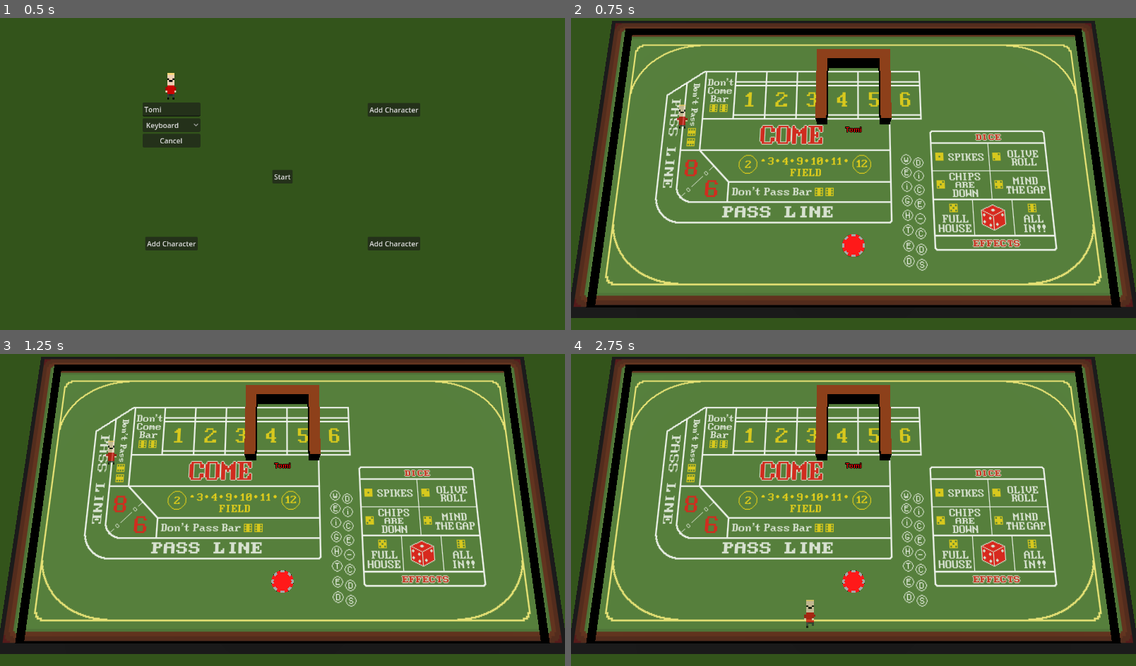
Above: before the commit, frames 1-4 (two rows, left to right).
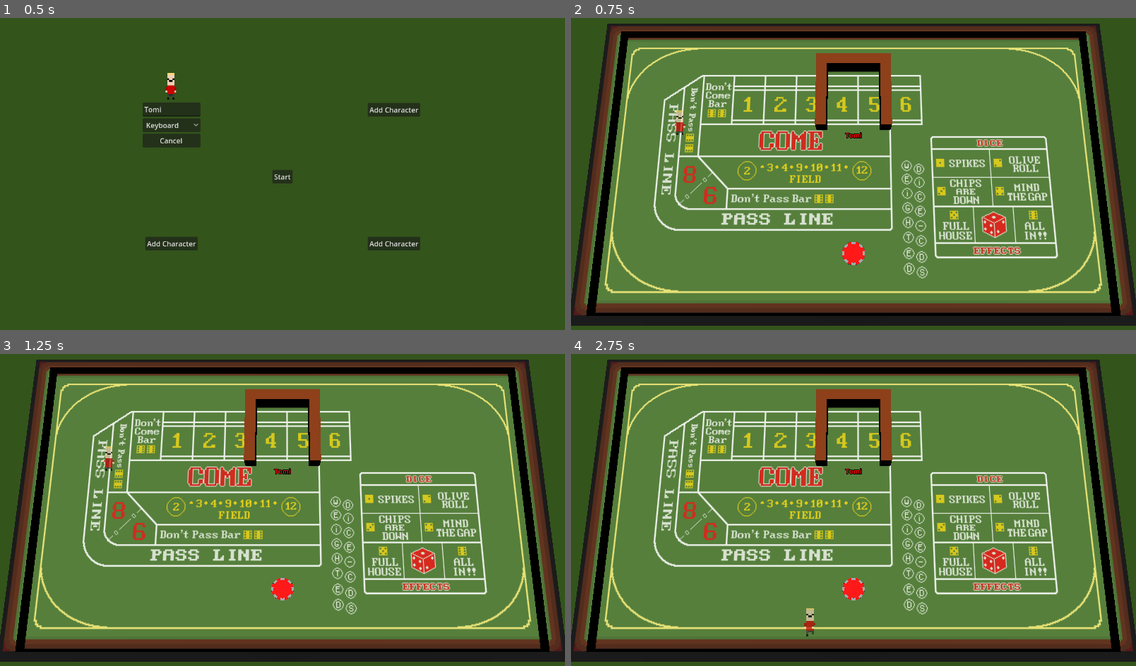
Above: after the commit, the same moments.

Repository: Laks0/weighted-dice-3d
Game: Godot game, scene res://Scenes/CharacterScreen/CharacterScreen.tscn
The game is run twice, just before and just after one commit, with the same random seed, the same clock (stepped at 60 frames per second) and the same inputs.
Inputs:
- Up to frame 1 (0.5 s): no input
- Up to frame 2 (0.75 s): click "Start" at 0.5 s
- Up to frame 3 (1.25 s): no input
- Up to frame 4 (2.75 s): tap Enter (grab_mouse) at 1.25, 2.1 s; hold D (move_right_kb) 1.28-2.03 s; tap Alt (grab_kb2) at 1.35 s; hold S (move_down_kb) from 2.03 s (still down)

Frame 1 is identical in both runs. In frame 2, 33% of the frame differs, in the area x 0-100%, y 0-99%; in frame 3, 33%; in frame 4, 33%.

Commit message:
BettingChips solo agarrables por sus jugadores

Diff:
--- a/Classes/BettingChip/BettingChip.gd
+++ b/Classes/BettingChip/BettingChip.gd
@@ -19,6 +19,11 @@
 	var velocity2d = maxPushForce * dir * factor
 	velocity = Vector3(velocity2d.x, 0, velocity2d.y)
 
+func canBeGrabbed(grabber):
+	if ! grabber is Monigote:
+		return false
+	return grabber.player == _player
+
 func _physics_process(delta):
 	velocity = lerp(velocity, Vector3.ZERO, .12)
 	super(delta)
--- a/Classes/BettingChip/BettingChip.tscn
+++ b/Classes/BettingChip/BettingChip.tscn
@@ -59,6 +59,7 @@
 collision_layer = 2
 collision_mask = 7
 script = ExtResource("1_spth3")
+maxGrabTime = null
 grabDistance = 0.5
 maxPushForce = 30
 affectedByGravity = true
--- a/Classes/Monigotes/Monigote.gd
+++ b/Classes/Monigotes/Monigote.gd
@@ -47,7 +47,9 @@
 			if not body is Pushable or body == self:
 				continue
 
-			startGrab(body)
+			var success : bool = startGrab(body)
+			if !success:
+				continue
 			break
 
 	if grabbing and Input.is_action_just_released(actions.grab):
@@ -104,7 +106,7 @@
 		sprite.animation = "Grabbing"
 		sprite.frame = vecToDir(grabDir)
 
-func canBeGrabbed() -> bool:
+func canBeGrabbed(_grabber) -> bool:
 	return not invincible
 
 func onGrabbing():
--- a/Classes/Monigotes/Monigote.tscn
+++ b/Classes/Monigotes/Monigote.tscn
@@ -1430,6 +1430,15 @@
 axis_lock_angular_y = true
 axis_lock_angular_z = true
 script = ExtResource("1_kvmu2")
+MAX_SPEED = null
+ACCELERATION = null
+FRICTION = null
+invincibleAfterHurtTime = null
+invincibleAfterPushTime = null
+maxGrabTime = null
+grabDistance = null
+maxPushForce = null
+affectedByGravity = null
 
 [node name="TomiSprite" type="AnimatedSprite3D" parent="."]
 visible = false
--- a/Classes/Pushable.gd
+++ b/Classes/Pushable.gd
@@ -4,7 +4,7 @@
 @export_range(0, 3) var maxGrabTime  : float = 1
 @export             var grabDistance : float = .3
 
-@export var maxPushForce : int = 20 # La fuerza máxima a la que _es empujado_
+@export var maxPushForce : float = 20 ## La fuerza máxima a la que _es empujado_
 
 @export var affectedByGravity : bool = false
 
@@ -24,7 +24,7 @@
 
 	timer.connect("timeout", Callable(self, "push"))
 
-func canBeGrabbed() -> bool:
+func canBeGrabbed(_grabber) -> bool:
 	return true
 
 func canGrab() -> bool:
@@ -33,7 +33,7 @@
 func onGrabbed():
 	grabbed = true
 
-func onPushed(dir : Vector2, factor : float):
+func onPushed(_dir : Vector2, _factor : float):
 	grabbed = false
 	color = Color.WHITE
 
@@ -43,11 +43,12 @@
 	for e in get_collision_exceptions():
 		remove_collision_exception_with(e)
 
-func startGrab(body : Pushable):
+## Devuelve si el grab fue exitoso o no
+func startGrab(body : Pushable) -> bool:
 	if not canGrab():
-		return
-	if not body.canBeGrabbed():
-		return
+		return false
+	if not body.canBeGrabbed(self):
+		return false
 
 	grabbing = true
 
@@ -55,6 +56,7 @@
 
 	grabBody = body
 	body.onGrabbed()
+	return true
 
 func push():
 	grabbing = false
@@ -66,9 +68,8 @@
 	if grabbed:
 		return
 
-	var nonYVel = Vector2(velocity.x, velocity.z)
-	if nonYVel.length() < maxPushForce/2 and affectedByGravity:
-		velocity.y = -1
+	if affectedByGravity:
+		velocity.y -= 5 * delta
 
 func onGrabbing():
 	# Determina la fuerza dependiendo del tiempo
--- a/Scenes/BettingScreen/BettingScreen.tscn
+++ b/Scenes/BettingScreen/BettingScreen.tscn
@@ -73,7 +73,7 @@
 shape = SubResource("ConcavePolygonShape3D_h5hyw")
 
 [node name="Camera3D" type="Camera3D" parent="."]
-transform = Transform3D(1, 0, 0, 0, 0.202787, 0.979223, 0, -0.979223, 0.202787, 0, 8.439, 2.143)
+transform = Transform3D(1, 0, 0, 0, 0.177085, 0.984196, 0, -0.984196, 0.177085, 0, 8.439, 1.758)
 fov = 47.0
 
 [node name="DirectionalLight3D" type="DirectionalLight3D" parent="."]
